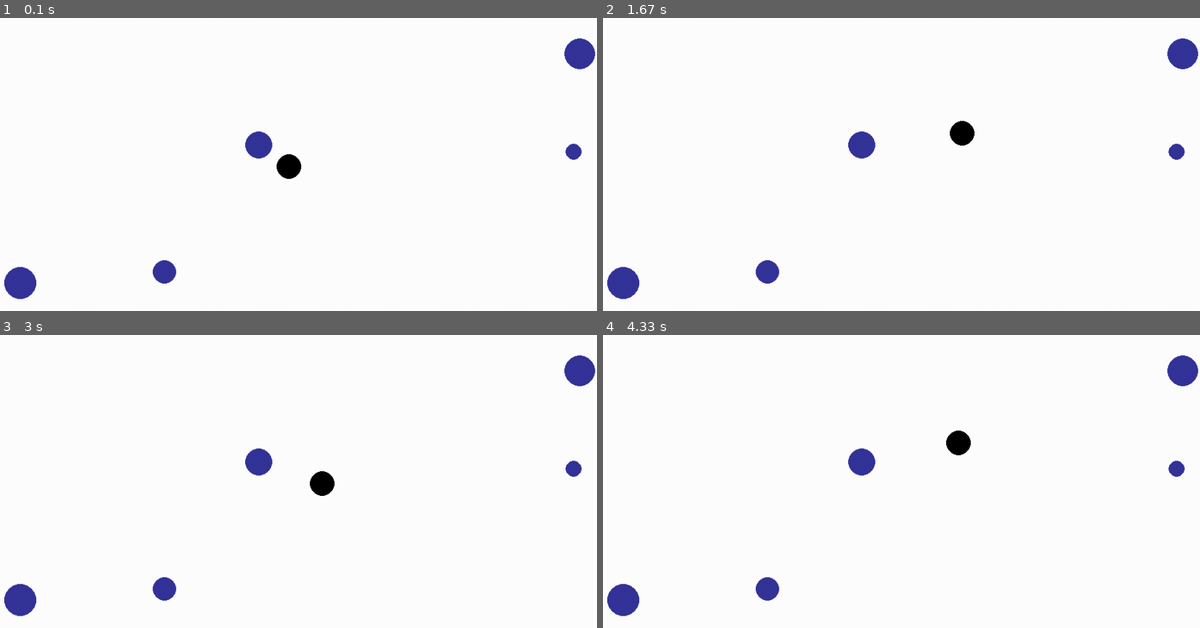
Above: before the commit, frames 1-4 (two rows, left to right).
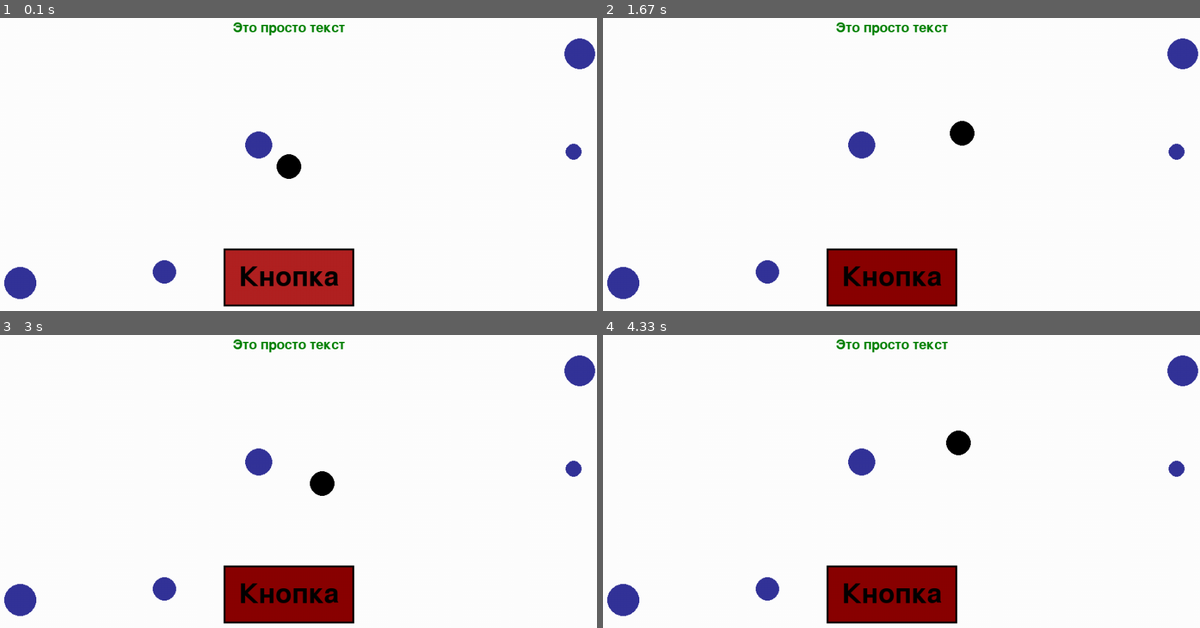
Above: after the commit, the same moments.

Repository: polismir/pygame_my
Game: pygame game, started from task9.py
Two runs of this game, one before a commit and one after it. Both use one fixed random seed, a clock stepped at 60 frames per second and the inputs below.
Inputs (mouse positions are in pixels of both pictures, inside the frame that each line leads up to):
- Up to frame 1 (0.1 s): no input
- Up to frame 2 (1.67 s): click (889, 278) at 0.38 s, where only the run after the commit has a clickable "Кнопка"; hold Right 0.67-1.13 s; hold Up 1.17-1.47 s; hold Right from 1.5 s (still down)
- Up to frame 3 (3 s): release Right at 1.97 s; hold Left 2-2.53 s; hold Down 2.57-2.87 s; hold Left from 2.9 s (still down)
- Up to frame 4 (4.33 s): release Left at 3.3 s; hold Up 3.33-3.7 s; hold Right from 3.73 s (still down)

The runs differ from the first frame. In frame 1, 4.7% of the frame differs, in the area x 37-60%, y 1-99%; in frame 2, 4.7%; in frame 3, 4.7%; in frame 4, 4.7%.

Commit message:
Update task9.py

Diff:
--- a/task9.py
+++ b/task9.py
@@ -10,6 +10,7 @@
 BLUE = (52, 52, 153)
 RED = (178, 34, 34)
 DARK_RED = (139, 0, 0)
+GREEN = (0, 128, 0)
 
 class Food:
     SIZE = 75
@@ -58,9 +59,14 @@
             pg.draw.circle(self.player_surf, (*BLACK, 255),
                     (self.player_rect.width / 2, self.player_rect.height / 2), self.r)
             self.mask = pg.mask.from_surface(self.player_surf)
+
     def draw(self, screen):
         screen.blit(self.player_surf, self.player_rect)
 
+    def start_radius(self):
+        self.r = 20
+        pg.draw.circle(self.player_surf, (*BLACK, 255),
+                       (self.player_rect.width / 2, self.player_rect.height / 2), self.r)
 
 def check_collisions(player, foods):
     for food in foods:
@@ -83,7 +89,7 @@
 
 
 class Button:
-    def __init__(self, text_size, text, text_color, button_pos, button_color, button_cover_color):
+    def __init__(self, text_size, text, text_color, button_color, button_cover_color, button_pos):
         self.button_color = button_color
         self.button_cover_color = button_cover_color
         self.font = pg.font.SysFont(None, text_size)
@@ -97,6 +103,10 @@
     def redraw(self, state):
         if state:
             self.button_surf.fill(self.button_cover_color)
+            pg.draw.rect(self.button_surf, BLACK, (0, 0, self.button_rect.width, self.button_rect.height), 3)
+        else:
+            self.button_surf.fill(self.button_color)
+            pg.draw.rect(self.button_surf, BLACK, (0, 0, self.button_rect.width, self.button_rect.height), 3)
 
     def draw(self, screen):
         screen.blit(self.button_surf, self.button_rect)
@@ -104,8 +114,8 @@
 
 
 def check_click_on_button(button):
-    if button.button_rect.collidipoint(pg.mouse.get_pos()):
-        print("Кнопка была нажата!")
+    if button.button_rect.collidepoint(pg.mouse.get_pos()):
+        player.start_radius()
 
 
 def check_mouse_on_button(button):
@@ -120,6 +130,9 @@
 pg.display.set_caption("Игра")
 clock = pg.time.Clock()
 
+my_text = Text(32, "Это просто текст", GREEN, (WIDTH / 2, HEIGHT * 1 / 8))
+my_button = Button(64, "Кнопка", BLACK, RED, DARK_RED, (WIDTH / 2, HEIGHT * 2 / 2.5))
+
 foods = [Food(), Food(), Food(), Food(), Food()]
 player = Player()
 
@@ -127,6 +140,8 @@
 for elem in foods:
     elem.draw(screen)
 player.draw(screen)
+my_text.draw(screen)
+my_button.draw(screen)
 pg.display.update()
 
 flag_play = True
@@ -138,8 +153,12 @@
             pg.quit()
             flag_play = False
             break
+        if event.type == pg.MOUSEBUTTONDOWN and event.button == 1:
+            check_click_on_button(my_button)
     if not flag_play:
         break
+
+    check_mouse_on_button(my_button)
 
     keys = pg.key.get_pressed()
     if keys[pg.K_LEFT]:
@@ -158,4 +177,6 @@
         if elem.active == True:
             elem.draw(screen)
     player.draw(screen)
+    my_text.draw(screen)
+    my_button.draw(screen)
     pg.display.update()
